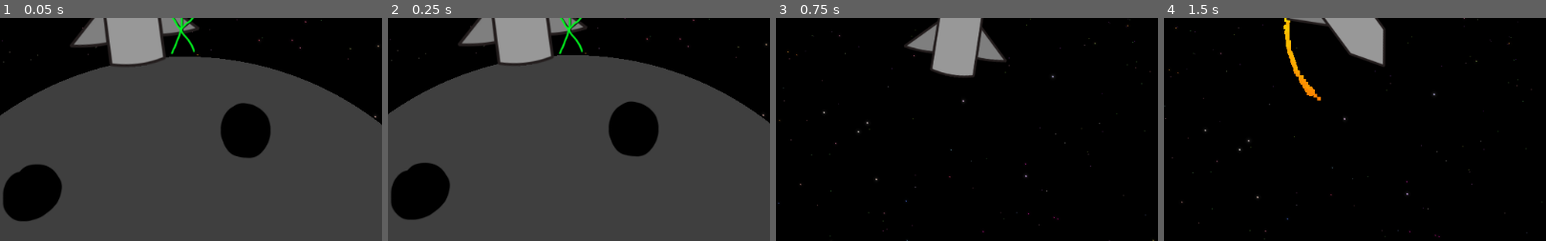
Above: before the commit, frames 1-4 (left to right).
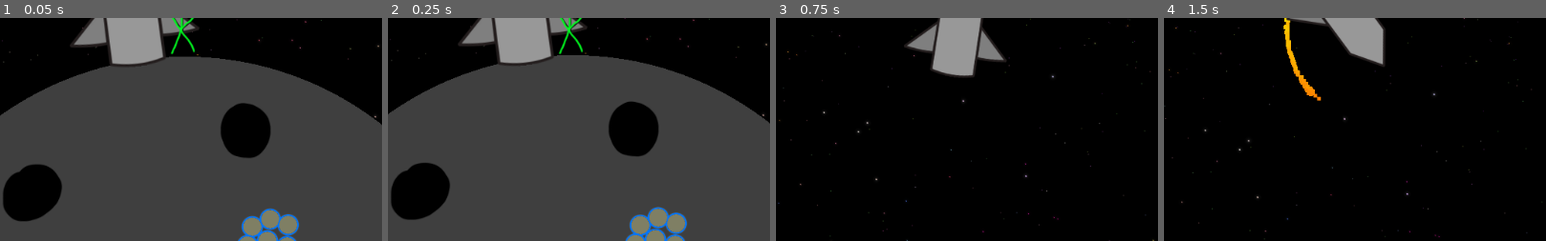
Above: after the commit, the same moments.

Repository: mariothedog/Holes-Theme
Game: Godot game, scene res://Asteroids/Asteroid Scene.tscn
Same seed, same stepped clock (60 frames per second), same inputs: the game is played once before the commit and once after it. This scene is started directly instead of the project's main scene.
Inputs (mouse positions are % of the whole screen's width and height, from its top left):
- Up to frame 1 (0.05 s): no input
- Up to frame 2 (0.25 s): no input
- Up to frame 3 (0.75 s): tap Enter at 0.5 s; move the mouse to (43, 44) at 0.52 s; hold D (turn_right) from 0.53 s (still down); tap L (land) at 0.6 s; click (43, 44) at 0.67 s
- Up to frame 4 (1.5 s): keep holding D (turn_right); tap W (thrust) at 0.77 s; move the mouse to (30, 55) at 1.27 s; tap L (land) at 1.35 s; click (30, 55) at 1.42 s
The pictures show only the part of the screen within x 26-76%, y 50-100%; the shares and areas given below are measured in that part.

The runs differ from the first frame. In frame 1, 1.7% of the frame differs, in the area x 62-79%, y 85-100%; in frame 2, 1.8%, in the area x 62-79%, y 84-100%; in frame 3, nothing differs; in frame 4, nothing differs.

Commit message:
Shader that highlights the ore

Diff:
--- a/Asteroids/Asteroid Object.tscn
+++ b/Asteroids/Asteroid Object.tscn
@@ -1,8 +1,9 @@
-[gd_scene load_steps=8 format=2]
+[gd_scene load_steps=12 format=2]
 
 [ext_resource path="res://Asteroids/Asteroid.png" type="Texture" id=1]
 [ext_resource path="res://Asteroids/Asteroid Object.gd" type="Script" id=2]
 [ext_resource path="res://Rocket/Rocket.png" type="Texture" id=3]
+[ext_resource path="res://Asteroids/Ore/Iron.png" type="Texture" id=4]
 
 [sub_resource type="Shader" id=1]
 code = "shader_type canvas_item;
@@ -33,6 +34,37 @@
 [sub_resource type="RectangleShape2D" id=4]
 extents = Vector2( 34.8434, 89.1721 )
 
+[sub_resource type="Shader" id=5]
+code = "shader_type canvas_item;
+
+uniform float width : hint_range(0.0, 30.0);
+uniform vec4 outline_colour : hint_color;
+
+void fragment(){
+	float size = width * 1.0 / float(textureSize(TEXTURE, 0).x);
+	vec4 sprite_colour = texture(TEXTURE, UV);
+	float alpha = -8.0 * sprite_colour.a;
+	alpha += texture(TEXTURE, UV + vec2(size, 0.0)).a;
+	alpha += texture(TEXTURE, UV + vec2(-size, 0.0)).a;
+	alpha += texture(TEXTURE, UV + vec2(0.0, size)).a;
+	alpha += texture(TEXTURE, UV + vec2(0.0, -size)).a;
+	alpha += texture(TEXTURE, UV + vec2(size, size)).a;
+	alpha += texture(TEXTURE, UV + vec2(-size, size)).a;
+	alpha += texture(TEXTURE, UV + vec2(size, -size)).a;
+	alpha += texture(TEXTURE, UV + vec2(-size, -size)).a;
+
+	vec4 final_colour = mix(sprite_colour, outline_colour, clamp(alpha, 0.0, 1.0));
+	COLOR = vec4(final_colour.rgb, clamp(abs(alpha) + sprite_colour.a, 0.0, 1.0));
+}"
+
+[sub_resource type="ShaderMaterial" id=6]
+shader = SubResource( 5 )
+shader_param/width = 1.5
+shader_param/outline_colour = Color( 0, 0.460938, 1, 1 )
+
+[sub_resource type="CircleShape2D" id=7]
+radius = 45.0
+
 [node name="Asteroid Object" type="StaticBody2D"]
 script = ExtResource( 2 )
 
@@ -41,11 +73,13 @@
 texture = ExtResource( 1 )
 
 [node name="CollisionShape2D" type="CollisionShape2D" parent="."]
+visible = false
 shape = SubResource( 3 )
 
 [node name="Click Detection" type="Area2D" parent="."]
 
 [node name="CollisionShape2D2" type="CollisionShape2D" parent="Click Detection"]
+visible = false
 shape = SubResource( 3 )
 
 [node name="Rocket Click Detection" type="Area2D" parent="."]
@@ -56,6 +90,22 @@
 texture = ExtResource( 3 )
 
 [node name="CollisionShape2D" type="CollisionShape2D" parent="Rocket Click Detection"]
+visible = false
 shape = SubResource( 4 )
+
+[node name="Ore" type="Node2D" parent="."]
+material = SubResource( 6 )
+
+[node name="Iron Ore" type="Area2D" parent="Ore"]
+use_parent_material = true
+position = Vector2( 112, -184 )
+
+[node name="Sprite" type="Sprite" parent="Ore/Iron Ore"]
+use_parent_material = true
+texture = ExtResource( 4 )
+
+[node name="CollisionShape2D" type="CollisionShape2D" parent="Ore/Iron Ore"]
+visible = false
+shape = SubResource( 7 )
 [connection signal="input_event" from="Click Detection" to="." method="_on_Click_Detection_input_event"]
 [connection signal="input_event" from="Rocket Click Detection" to="." method="_on_Rocket_Click_Detection_input_event"]
--- a/Space/Spawned Space Scene.tscn
+++ b/Space/Spawned Space Scene.tscn
@@ -1,47 +1,47 @@
 [gd_scene load_steps=6 format=2]
 
-[ext_resource path="res://Asteroids/Landing Asteroid.tscn" type="PackedScene" id=1]
-[ext_resource path="res://Space/Space ParallaxBackground.tscn" type="PackedScene" id=2]
-[ext_resource path="res://Rocket/Rocket.gd" type="Script" id=3]
-[ext_resource path="res://Rocket/Rocket.tscn" type="PackedScene" id=4]
+[ext_resource path="res://Space/Space ParallaxBackground.tscn" type="PackedScene" id=1]
+[ext_resource path="res://Asteroids/Landing Asteroid.tscn" type="PackedScene" id=2]
+[ext_resource path="res://Rocket/Rocket.tscn" type="PackedScene" id=3]
+[ext_resource path="res://Rocket/Rocket.gd" type="Script" id=4]
 [ext_resource path="res://Space/Space.gd" type="Script" id=5]
 
 [node name="Space" type="Node2D"]
 script = ExtResource( 5 )
-landing_asteroid_positions = [ Vector2( -2423, -3291 ), Vector2( -3103, 3184 ), Vector2( -2919, 338 ), Vector2( 653, -1829 ), Vector2( 2787, -19 ), Vector2( -728, -732 ), Vector2( 3330, -3480 ), Vector2( 3344, 1575 ), Vector2( -1406, 2104 ), Vector2( 2283, -2003 ) ]
+landing_asteroid_positions = [ Vector2( -264, -3523 ), Vector2( -1964, 2050 ), Vector2( 1799, 3980 ), Vector2( -536, -819 ), Vector2( 3804, 2592 ), Vector2( 115, 3157 ), Vector2( 2656, 1033 ), Vector2( 1784, -2622 ), Vector2( -2558, -2125 ), Vector2( 3558, -3813 ) ]
 
-[node name="ParallaxBackground" type="ParallaxBackground" parent="." instance=ExtResource( 2 )]
+[node name="ParallaxBackground" type="ParallaxBackground" parent="." instance=ExtResource( 1 )]
 scroll_offset = Vector2( 512, 300 )
 
-[node name="Rocket" type="KinematicBody2D" parent="." instance=ExtResource( 4 )]
-script = ExtResource( 3 )
+[node name="Rocket" type="KinematicBody2D" parent="." instance=ExtResource( 3 )]
+script = ExtResource( 4 )
 
-[node name="Landing Asteroid" type="StaticBody2D" parent="." instance=ExtResource( 1 )]
-position = Vector2( -2423, -3291 )
+[node name="Landing Asteroid" type="StaticBody2D" parent="." instance=ExtResource( 2 )]
+position = Vector2( -264, -3523 )
 
-[node name="@Landing Asteroid@2" type="StaticBody2D" parent="." instance=ExtResource( 1 )]
-position = Vector2( -3103, 3184 )
+[node name="@Landing Asteroid@2" type="StaticBody2D" parent="." instance=ExtResource( 2 )]
+position = Vector2( -1964, 2050 )
 
-[node name="@Landing Asteroid@3" type="StaticBody2D" parent="." instance=ExtResource( 1 )]
-position = Vector2( -2919, 338 )
+[node name="@Landing Asteroid@3" type="StaticBody2D" parent="." instance=ExtResource( 2 )]
+position = Vector2( 1799, 3980 )
 
-[node name="@Landing Asteroid@4" type="StaticBody2D" parent="." instance=ExtResource( 1 )]
-position = Vector2( 653, -1829 )
+[node name="@Landing Asteroid@4" type="StaticBody2D" parent="." instance=ExtResource( 2 )]
+position = Vector2( -536, -819 )
 
-[node name="@Landing Asteroid@5" type="StaticBody2D" parent="." instance=ExtResource( 1 )]
-position = Vector2( 2787, -19 )
+[node name="@Landing Asteroid@5" type="StaticBody2D" parent="." instance=ExtResource( 2 )]
+position = Vector2( 3804, 2592 )
 
-[node name="@Landing Asteroid@6" type="StaticBody2D" parent="." instance=ExtResource( 1 )]
-position = Vector2( -728, -732 )
+[node name="@Landing Asteroid@6" type="StaticBody2D" parent="." instance=ExtResource( 2 )]
+position = Vector2( 115, 3157 )
 
-[node name="@Landing Asteroid@7" type="StaticBody2D" parent="." instance=ExtResource( 1 )]
-position = Vector2( 3330, -3480 )
+[node name="@Landing Asteroid@7" type="StaticBody2D" parent="." instance=ExtResource( 2 )]
+position = Vector2( 2656, 1033 )
 
-[node name="@Landing Asteroid@8" type="StaticBody2D" parent="." instance=ExtResource( 1 )]
-position = Vector2( 3344, 1575 )
+[node name="@Landing Asteroid@8" type="StaticBody2D" parent="." instance=ExtResource( 2 )]
+position = Vector2( 1784, -2622 )
 
-[node name="@Landing Asteroid@9" type="StaticBody2D" parent="." instance=ExtResource( 1 )]
-position = Vector2( -1406, 2104 )
+[node name="@Landing Asteroid@9" type="StaticBody2D" parent="." instance=ExtResource( 2 )]
+position = Vector2( -2558, -2125 )
 
-[node name="@Landing Asteroid@10" type="StaticBody2D" parent="." instance=ExtResource( 1 )]
-position = Vector2( 2283, -2003 )
+[node name="@Landing Asteroid@10" type="StaticBody2D" parent="." instance=ExtResource( 2 )]
+position = Vector2( 3558, -3813 )
Binary file changed: Asteroids/Ore/Iron.png
Not shown, added: Asteroids/Ore/Iron.png.import
